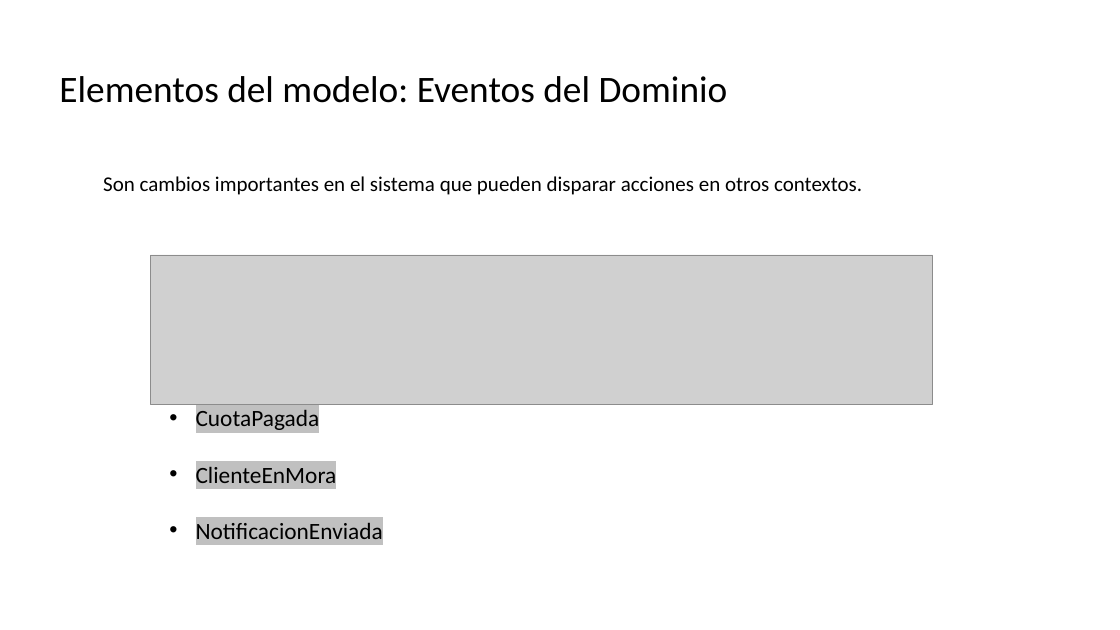
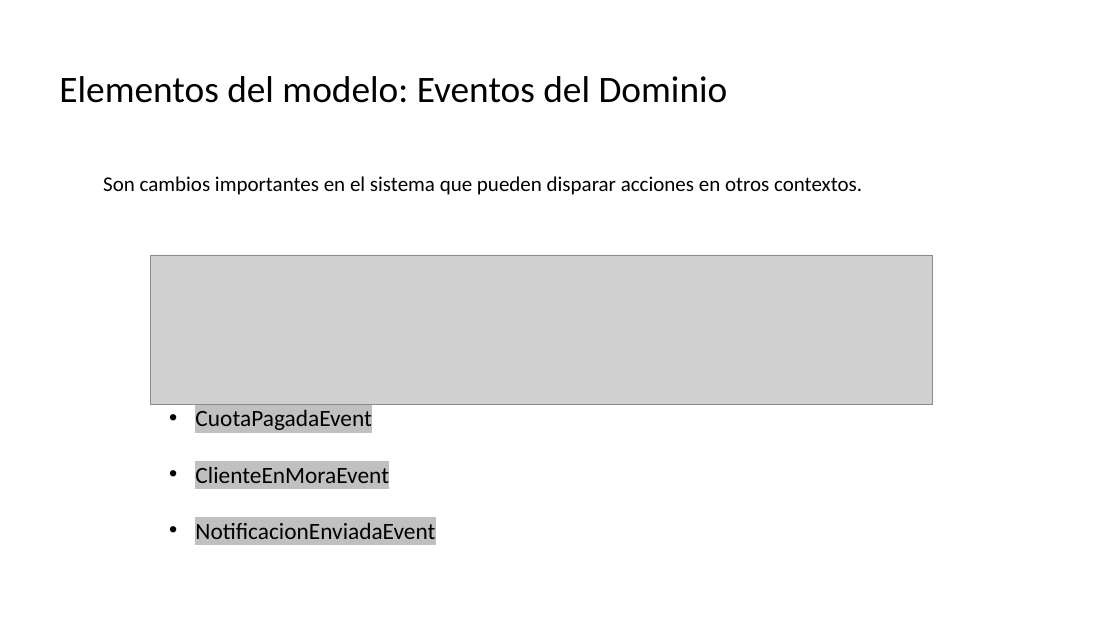
Before and after one commit to CesarLopez-Profe/Arquitectura-de-Software, a slide deck: slide 32 of Slides/9_DDD_Diseño.pptx (slide 28 before the commit). Drawn at 1120x630 pixels with LibreOffice and Linux fonts; fonts in the diff are those of the drawing; grey boxes stand for pictures; background and template pictures are left out. Boxes give left, top, right and bottom in pixels: in the first picture for what was removed or moved away, otherwise in the second. Text is boxed around its words. In the diff, an @@ line names an element or a change of style, - is before the commit and + after.

```diff
--- a/Slides/9_DDD_Diseño.pptx
+++ b/Slides/9_DDD_Diseño.pptx
@@ text at <box>195,410,435,539</box>: text changed @@
-• CuotaPagada
-• ClienteEnMora
-• NotificacionEnviada
+• CuotaPagadaEvent
+• ClienteEnMoraEvent
+• NotificacionEnviadaEvent
```
Also in this commit, not shown: 5 other slides changed, 5 slides added.
